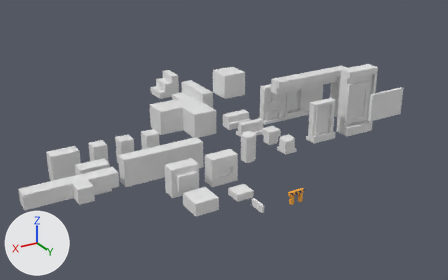
What one commit did to the Blender file Models/models2.blend.
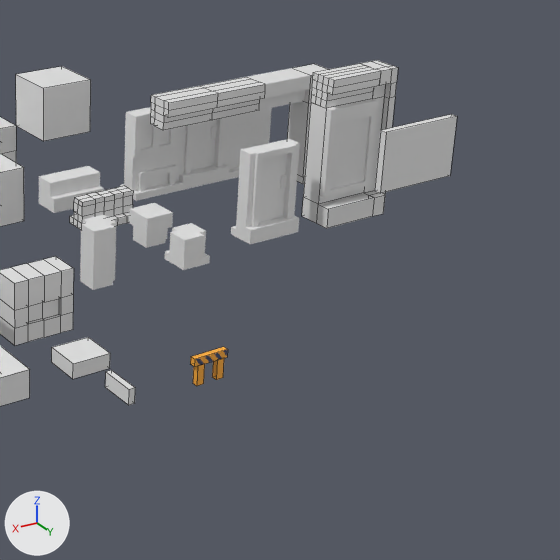
There are two pictures of each version: one whole from a 50 mm lens placed at (24.49, 47.33, 18.43), pointed at (2.23, 10.24, -0.12), one close up on the part from 46% to 100% of the width and 14% to 100% of the height. Lighting does not change. The marker at lower left points along +X, +Y and +Z. The close-ups show mesh edges as thin lines.

The first close-up shows 'Cube', 'Cube.001', 'Wall1.001', 'Wall1.010', 'Wall1.012', 'Wall1.015', 'Wall1.021', 'Wall1.023', 'Wall1.024', 'Wall1.033', 'Wall1.035', 'Wall1.036'.
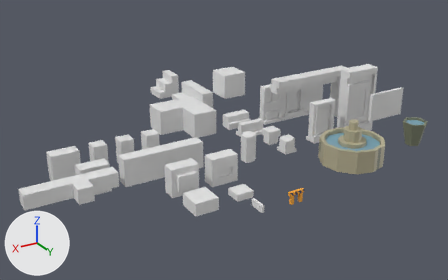
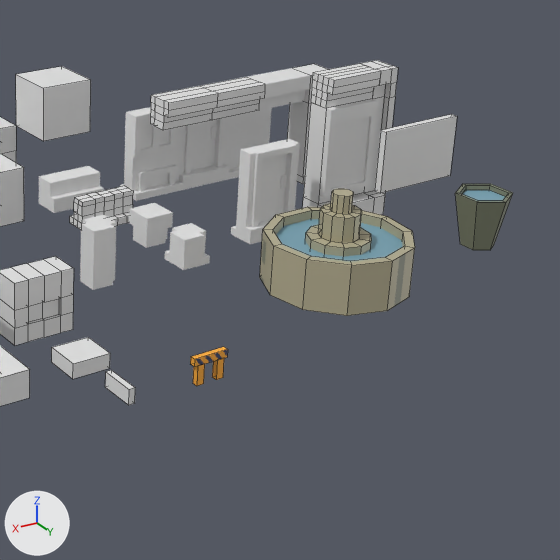
Pixel boxes (x1, y1, x2, y2) of what changed, in the close-ups (560 x 560 px):
'Cylinder', added (yellow)
    after: (260, 189, 415, 316)
'Cylinder.002', added
    after: (455, 184, 513, 250)
'Cylinder.001', added (cyan)
    after: (276, 219, 403, 261)
'Cylinder.003', added
    after: (463, 190, 505, 201)

Patch to the scene script:
```diff
--- a/Models/models2.blend.py
+++ b/Models/models2.blend.py
@@ img_azul_mod_png @@
+img_azul_mod_png = load_image('azul_mod.png', 'azul_mod.png', 800, 512, 'sRGB')
@@ mat_material_048 @@
+mat_material_048 = principled_material('Material.048')
+mat_material_048.texture = img_azul_mod_png
@@ mat_material_029 @@
+mat_material_029 = principled_material('Material.029')
+mat_material_029.texture = img_azul_mod_png
@@ mat_material_028 @@
+mat_material_028 = principled_material('Material.028')
+mat_material_028.texture = img_azul_mod_png
@@ me_cylinder_003 @@
+me_cylinder_003.from_pydata(...)  # 6 vertices, 1 face; spans x -0.63..0.63, y -0.163..1.292, z 0.775
+me_cylinder_003.materials.append(mat_material_048)  # picture img_azul_mod_png
@@ me_cylinder_002 @@
+me_cylinder_002.from_pydata(...)  # 24 vertices, 20 faces; spans x -0.75..0.75, y -0.86..0.86, z -1.0..0.67
+me_cylinder_002.materials.append(mat_material_029)  # picture img_azul_mod_png
@@ me_cylinder_001 @@
+me_cylinder_001.from_pydata(...)  # 11 vertices, 1 face; spans x -0.9..0.88, y -0.88..0.88, z 0.63
+me_cylinder_001.materials.append(mat_material_028)  # picture img_azul_mod_png
@@ me_cylinder @@
+me_cylinder.from_pydata(...)  # 110 vertices, 101 faces; spans x -0.99..0.99, y -0.96..1.0, z -1.0..2.69
+me_cylinder.materials.append(mat_material_028)  # picture img_azul_mod_png
@@ ob_cylinder_003 @@
+ob_cylinder_003 = bpy.data.objects.new('Cylinder.003', me_cylinder_003)
+ob_cylinder_003.location = (-7.28, 19.38, 1.83)
@@ ob_cylinder_002 @@
+ob_cylinder_002 = bpy.data.objects.new('Cylinder.002', me_cylinder_002)
+ob_cylinder_002.location = (-7.28, 19.95, 2.08)
@@ ob_cylinder_001 @@
+ob_cylinder_001 = bpy.data.objects.new('Cylinder.001', me_cylinder_001)
+ob_cylinder_001.location = (-2.88, 18.62, 1.12)
+ob_cylinder_001.scale = (2.21, 2.21, 0.779)
@@ ob_cylinder @@
+ob_cylinder = bpy.data.objects.new('Cylinder', me_cylinder)
+ob_cylinder.location = (-2.88, 18.62, 1.12)
+ob_cylinder.scale = (2.21, 2.21, 0.779)
```
